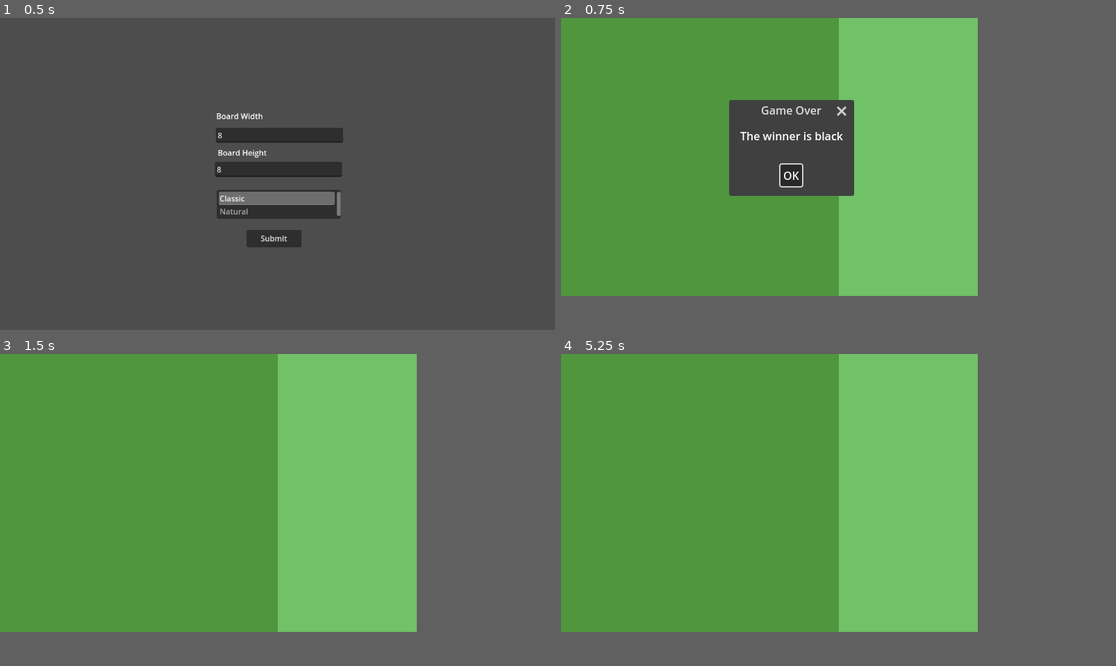
Above: before the commit, frames 1-4 (two rows, left to right).
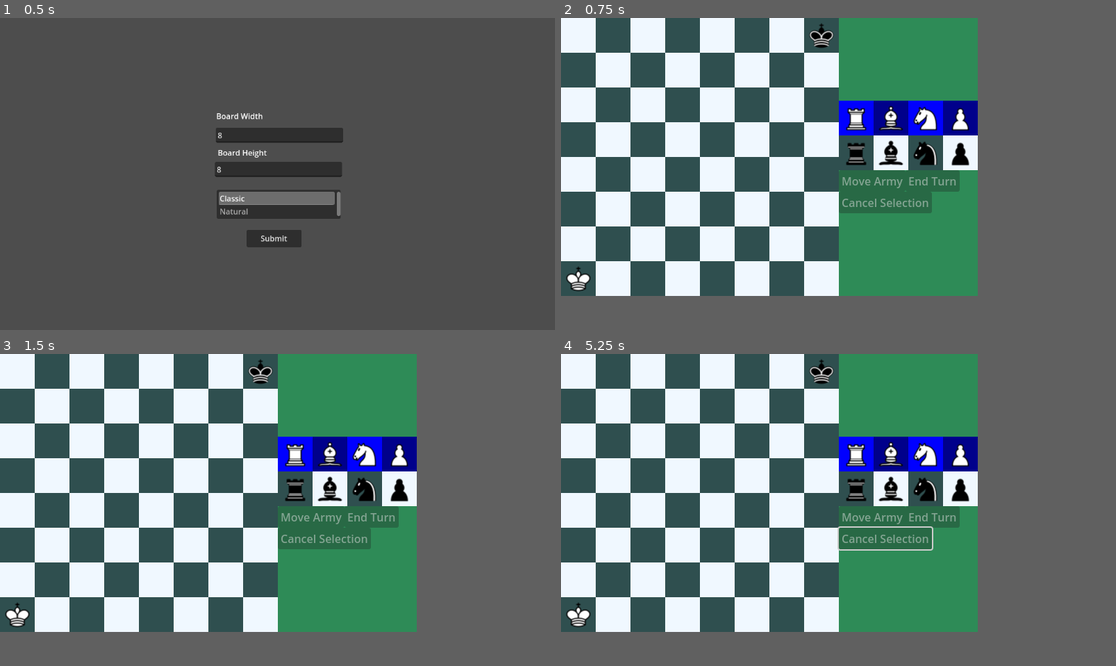
Above: after the commit, the same moments.

Repository: holerton/not-chess
Game: Godot game, scene res://scenes/start_menu.tscn
Two runs of this game, one before a commit and one after it. Both use one fixed random seed, a clock stepped at 60 frames per second and the inputs below.
Inputs (mouse positions are in pixels of both pictures, inside the frame that each line leads up to):
- Up to frame 1 (0.5 s): no input
- Up to frame 2 (0.75 s): click "Submit" at 0.5 s
- Up to frame 3 (1.5 s): click (305, 531) at 1.25 s, where only the run before the commit has a clickable "OK"
- Up to frame 4 (5.25 s): tap Enter at 2, 3.5, 5 s; move the mouse to (960, 494) at 2.02 s; click (960, 494) at 2.17 s; tap Space at 2.75, 4.25 s; move the mouse to (727, 525) at 2.77 s; click (727, 525) at 2.92 s; move the mouse to (894, 441) at 3.52 s; click (894, 441) at 3.67 s; move the mouse to (810, 572) at 4.27 s; click (810, 572) at 4.42 s; move the mouse to (1005, 556) at 5.02 s; click (1005, 556) at 5.17 s

Frame 1 is identical in both runs. In frame 2, 64% of the frame differs, in the area x 0-76%, y 0-90%; in frame 3, 67%; in frame 4, 67%.
Error before the commit: Invalid access to property or key '_on_square_clicked' on a base object of type 'Control (ClassicMode.gd)'. (res://scripts/containers/PieceContainer.gd:37)

Commit message:
Made GameMode class, created signal handler

Diff:
--- a/scenes/classic_mode.tscn
+++ b/scenes/classic_mode.tscn
@@ -1,54 +1,8 @@
-[gd_scene load_steps=4 format=3 uid="uid://bvqt2ht3hl1vk"]
+[gd_scene load_steps=2 format=3 uid="uid://bvqt2ht3hl1vk"]
 
 [ext_resource type="Script" path="res://scripts/game modes/ClassicMode.gd" id="1_f3ot0"]
-[ext_resource type="Script" path="res://scripts/containers/Board.gd" id="2_ipesq"]
-[ext_resource type="Script" path="res://scripts/containers/PiecesSpawner.gd" id="3_c70tb"]
 
 [node name="ClassicMode" type="Control"]
 layout_mode = 3
 anchors_preset = 0
 script = ExtResource("1_f3ot0")
-
-[node name="ChessboardRect" type="ColorRect" parent="."]
-layout_mode = 0
-color = Color(0.313726, 0.588235, 0.239216, 1)
-
-[node name="Chessboard" type="FlowContainer" parent="ChessboardRect"]
-layout_mode = 1
-anchors_preset = 8
-anchor_left = 0.5
-anchor_top = 0.5
-anchor_right = 0.5
-anchor_bottom = 0.5
-grow_horizontal = 2
-grow_vertical = 2
-theme_override_constants/h_separation = 0
-theme_override_constants/v_separation = 0
-script = ExtResource("2_ipesq")
-
-[node name="LeftRect" type="ColorRect" parent="."]
-layout_mode = 0
-color = Color(0.443137, 0.756863, 0.407843, 1)
-
-[node name="PieceSpawner" type="FlowContainer" parent="LeftRect"]
-layout_mode = 1
-anchors_preset = 8
-anchor_left = 0.5
-anchor_top = 0.5
-anchor_right = 0.5
-anchor_bottom = 0.5
-grow_horizontal = 2
-grow_vertical = 2
-theme_override_constants/h_separation = 0
-theme_override_constants/v_separation = 0
-script = ExtResource("3_c70tb")
-
-[node name="AcceptDialog" type="AcceptDialog" parent="."]
-title = "Game Over"
-initial_position = 2
-
-[connection signal="empty_square_selected" from="ChessboardRect/Chessboard" to="." method="_on_chessboard_empty_square_selected"]
-[connection signal="existing_piece_selected" from="ChessboardRect/Chessboard" to="." method="_on_chessboard_existing_piece_selected"]
-[connection signal="piece_attacked" from="ChessboardRect/Chessboard" to="." method="_on_chessboard_piece_attacked"]
-[connection signal="final_selection" from="LeftRect/PieceSpawner" to="." method="_on_piece_spawner_final_selection"]
-[connection signal="final_selection" from="LeftRect/PieceSpawner" to="LeftRect/PieceSpawner" method="_on_final_selection"]
--- a/scenes/natural_mode.tscn
+++ b/scenes/natural_mode.tscn
@@ -1,9 +1,8 @@
-[gd_scene format=3 uid="uid://4if86fh072tu"]
+[gd_scene load_steps=2 format=3 uid="uid://4if86fh072tu"]
+
+[ext_resource type="Script" path="res://scripts/game modes/NaturalMode.gd" id="1_fwbua"]
 
 [node name="NaturalMode" type="Control"]
 layout_mode = 3
-anchors_preset = 15
-anchor_right = 1.0
-anchor_bottom = 1.0
-grow_horizontal = 2
-grow_vertical = 2
+anchors_preset = 0
+script = ExtResource("1_fwbua")
--- a/scripts/game modes/GameMode.gd
+++ b/scripts/game modes/GameMode.gd
@@ -19,25 +19,71 @@
 ## Prepares the game: creates two players and sets up Board and PieceSpawner
 ## After that calls method start_turn to begin the game
 func _ready():
-
-	var total_size = Vector2(Global.board_width * Global.tile_size * 1.5,
+	construct_gui()
+
+	players = [Player.new("white"), Player.new("black")]
+	var kings = $ChessboardRect/Chessboard.basic_setup()
+	$RightRect/PieceSpawner.basic_setup()
+	players[0].spawn_piece(kings[0])
+	players[1].spawn_piece(kings[1])
+
+	start_turn()
+
+## Adds children, sets every part of the gui in its place
+func construct_gui():
+	var window_size = Vector2(Global.board_width * Global.tile_size * 1.5,
 	Global.board_height * Global.tile_size)
-	get_window().size = total_size
-
-	$ChessboardRect.size = Vector2(Global.board_width * Global.tile_size,
-	Global.board_height * Global.tile_size)
-
-	$LeftRect.size = Vector2(Global.board_width * Global.tile_size * 0.5,
-	Global.board_height * Global.tile_size)
-	$LeftRect.position = Vector2(total_size[0] / 1.5, 0)
-
-	players = [Player.new("black"), Player.new("white")]
-	var kings = $ChessboardRect/Chessboard.basic_setup()
-	$LeftRect/PieceSpawner.basic_setup()
-	players[0].spawn_piece(kings[1])
-	players[1].spawn_piece(kings[0])
-
-	start_turn()
+	get_window().size = window_size
+	size = window_size
+
+	var chessboard_rect = ColorRect.new()
+	chessboard_rect.name = "ChessboardRect"
+	chessboard_rect.size = Vector2(window_size[0] / 1.5, window_size[1])
+	add_child(chessboard_rect)
+
+	var chessboard = Board.new()
+	chessboard.name = "Chessboard"
+	chessboard_rect.add_child(chessboard)
+
+	var right_rect = ColorRect.new()
+	right_rect.name = "RightRect"
+	right_rect.color = Color.SEA_GREEN
+	right_rect.size = Vector2(window_size[0] / 3, window_size[1])
+	add_child(right_rect)
+	right_rect.layout_mode = 1
+	right_rect.anchors_preset = PRESET_TOP_RIGHT
+
+	var piece_spawner = PieceSpawner.new()
+	piece_spawner.name = "PieceSpawner"
+	right_rect.add_child(piece_spawner)
+	piece_spawner.layout_mode = 1
+	piece_spawner.anchors_preset = PRESET_CENTER_RIGHT
+
+	var dialog = AcceptDialog.new()
+	dialog.name = "AcceptDialog"
+	add_child(dialog)
+
+## Handles clicks on squares. If PieceSpawner is clicked, clones a piece.
+## If Chessboard is clicked, calls handle_chessboard_click
+func _on_square_clicked(square: Square):
+	var container = square.get_container_name()
+	if container == "PieceSpawner":
+		if square.state == Global.ACTIVE:
+			final_selection(square.get_piece().clone())
+	else:
+		handle_chessboard_click(square)
+
+func handle_chessboard_click(square: Square):
+	var state = square.state
+	var piece = square.get_piece()
+	var coords = square.name
+	if state == Global.ACTIVE:
+		if piece != null:
+			existing_piece_selected(piece)
+		else:
+			empty_square_selected(coords)
+	elif state == Global.ATTACKED:
+		piece_attacked(piece)
 
 ## Sets the value of current_piece to piece
 func set_current_piece(piece: BasePiece):
@@ -63,17 +109,16 @@
 ## Then highlights pieces that are available to clone.
 ## Otherwise stops the game and presents final dialog
 func start_turn():
-	$LeftRect/PieceSpawner.disable_end_turn_button()
-	$LeftRect/PieceSpawner.disable_cancel_selection_button()
+	$RightRect/PieceSpawner.disable_end_turn_button()
+	$RightRect/PieceSpawner.disable_cancel_selection_button()
 	if players[0].is_alive() and players[1].is_alive():
-		swap_players()
 		var pieces = players[0].get_possible_pieces()
 		if players[0].has_army():
-			$LeftRect/PieceSpawner.enable_move_army_button()
-		$LeftRect/PieceSpawner.flip_active_squares(pieces, players[0].color)
-	else:
-		$LeftRect/PieceSpawner.disable_move_army_button()
-		var message = "The winner is " + players[0].color
+			$RightRect/PieceSpawner.enable_move_army_button()
+		$RightRect/PieceSpawner.flip_active_squares(pieces, players[0].color)
+	else:
+		$RightRect/PieceSpawner.disable_move_army_button()
+		var message = "The winner is " + players[1].color
 		$AcceptDialog.dialog_text = message
 		$AcceptDialog.show()
 
@@ -96,6 +141,7 @@
 ## Called when the turn ends.
 ## Clears everything and calls start_turn
 func end_turn():
+	swap_players()
 	clear_highlighted_squares()
 	set_current_piece(null)
 	army_to_move.clear()
@@ -106,41 +152,42 @@
 ## Highlights squares, accessible to clone to
 ## Otherwise means that player wants to move army
 ## Fills army_to_move and calls move_army(null)
-func _on_piece_spawner_final_selection(new_piece):
-	$LeftRect/PieceSpawner.disable_move_army_button()
-	$LeftRect/PieceSpawner.enable_cancel_selection_button()
+func final_selection(new_piece):
+	$RightRect/PieceSpawner.disable_move_army_button()
+	$RightRect/PieceSpawner.enable_cancel_selection_button()
 	var pieces = players[0].get_possible_pieces()
-	$LeftRect/PieceSpawner.flip_active_squares(pieces, players[0].color)
+	$RightRect/PieceSpawner.flip_active_squares(pieces, players[0].color)
 	if new_piece != null:
 		set_current_piece(new_piece)
 		active_chessboard_squares = players[0].get_accessible(true if current_piece.name != "Pawn" else false)
 		$ChessboardRect/Chessboard.flip_active_squares(active_chessboard_squares)
 	else:
-		$LeftRect/PieceSpawner.enable_end_turn_button()
+		$RightRect/PieceSpawner.enable_end_turn_button()
 		army_to_move = players[0].get_army().duplicate(true)
 		move_army(null)
 
-## Reaction to empty_square_selected emission
-## If current_piece coordinates are empty it means that player
-## wants to clone a piece. Sets a piece on the board and calls piece_added()
-## Otherwise means, that player moved a piece.
-## Moves a piece on a board and calls piece_moved()
-func _on_chessboard_empty_square_selected(pos):
-	if current_piece.coords == "":
+## Called when empty square on chessboard selected
+##
+## If current player has current_piece it means that player moved a piece.
+## Moves a piece on a board and calls piece_moved().
+## Otherwise means, that player wants to clone a piece
+## Sets a piece on the board and calls piece_added().
+func empty_square_selected(pos):
+	if players[0].has_piece(current_piece):
+		$ChessboardRect/Chessboard.traverse(current_piece, pos)
+		piece_moved()
+	else:
 		current_piece.move(pos)
 		$ChessboardRect/Chessboard.set_piece(current_piece)
 		piece_added()
-	else:
-		$ChessboardRect/Chessboard.traverse(current_piece, pos)
-		piece_moved()
 
 ## Called when new piece is cloned to an empty square
 ## If new piece is a Pawn, calls end_turn
 ## Otherwise forms army_to_move and calls move_army(current_piece)
 func piece_added():
 	clear_highlighted_squares()
-	$LeftRect/PieceSpawner.disable_cancel_selection_button()
-	$LeftRect/PieceSpawner.enable_end_turn_button()
+	$RightRect/PieceSpawner.disable_cancel_selection_button()
+	$RightRect/PieceSpawner.enable_end_turn_button()
 	players[0].spawn_piece(current_piece)
 	if current_piece.name == "Pawn":
 		set_current_piece(null)
@@ -153,7 +200,7 @@
 ## If piece has any attackable squares, function highlights them and its position
 ## Otherwise calls move_army(current_piece)
 func piece_moved():
-	$LeftRect/PieceSpawner.disable_cancel_selection_button()
+	$RightRect/PieceSpawner.disable_cancel_selection_button()
 	clear_highlighted_squares()
 	attacked_chessboard_squares = current_piece.find_attackable()
 	if len(attacked_chessboard_squares) == 0:
@@ -162,10 +209,9 @@
 		active_chessboard_squares = [current_piece.coords]
 		flip_buffered_squares()
 
-## Reaction on the emission of exisiting_piece_selected signal.
-##
-## If selected_piece is a King it means, that current player beat the enemy king
-## Replaces king with null and calls end_turn()
+
+## If selected_piece is a King it means, that current player captured the enemy king
+## Replaces enemy king with null and calls end_turn()
 ##
 ## If selected_piece is not the current_piece
 ## it means that current player wants to move that piece
@@ -174,7 +220,7 @@
 ## If selected_piece is the current_piece
 ## it means that player wants to end the movement of that piece.
 ## Calls move_army(current_piece)
-func _on_chessboard_existing_piece_selected(selected_piece):
+func existing_piece_selected(selected_piece):
 	if selected_piece.name == "King":
 		selected_piece.get_damage(1)
 		players[1].remove_if_dead(selected_piece)
@@ -189,15 +235,13 @@
 		active_chessboard_squares = current_piece.find_reachable()
 		attacked_chessboard_squares = current_piece.find_attackable()
 		flip_buffered_squares()
-		$LeftRect/PieceSpawner.enable_cancel_selection_button()
-
-	else:
-		move_army(current_piece)
-
-## Reaction to the emission of piece_attacked signal
-##
-## Firstly current_piece attacks other_piece
-## special_action contains true
+		$RightRect/PieceSpawner.enable_cancel_selection_button()
+
+	else:
+		move_army(current_piece)
+
+## Firstly current_piece attacks other_piece,
+## resulting special_action contains true
 ## if current_piece will perform a special action, false otherwise
 ##
 ## Secondly other_piece is removed, if it is dead
@@ -205,9 +249,9 @@
 ## Thirdly current_piece is removed, if it is dead
 ##
 ## Lastly if special_action is true
-## Function highlights special squares for that action
+## function highlights special squares for that action
 ## Otherwise calls move_army
-func _on_chessboard_piece_attacked(other_piece):
+func piece_attacked(other_piece):
 	clear_highlighted_squares()
 	var special_action = current_piece.attack(other_piece)
 	if players[1].remove_if_dead(other_piece):
@@ -225,16 +269,18 @@
 		move_army(current_piece)
 
 ## Reaction to a cancel_selection_button press.
-## If current_piece coordinates are empty
-## it means that player cancels selection of piece to clone.
-## Swaps players and calls end_turn to repeat the same selection
-## Otherwise means that player wants to
+##
+## If player has current_piece it means that player wants to
 ## cancel selection of an existing army piece.
-## Calls move_army(null) to repeat choice
+## Calls move_army(null) to repeat choice.
+##
+## Otherwise player wants to cancel selection of a piece to clone.
+## Clears highlighted squares, calls start_turn to repeat selection
 func _on_cancel_selection():
-	if current_piece == null or current_piece.coords == "":
-		swap_players()
-		end_turn()
-	else:
-		$LeftRect/PieceSpawner.disable_cancel_selection_button()
+	$RightRect/PieceSpawner.disable_cancel_selection_button()
+	if players[0].has_piece(current_piece):
 		move_army(null)
+	else:
+		clear_highlighted_squares()
+		set_current_piece(null)
+		start_turn()
--- /dev/null
+++ b/scripts/game modes/NaturalMode.gd
@@ -0,0 +1 @@
+extends GameMode
